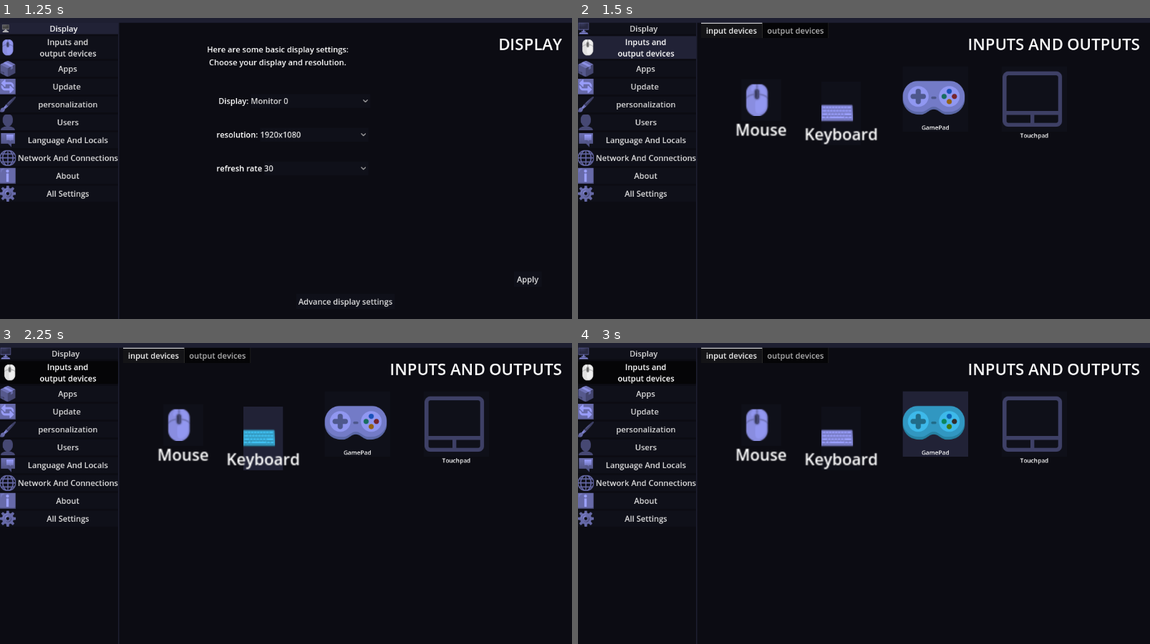
Above: before the commit, frames 1-4 (two rows, left to right).
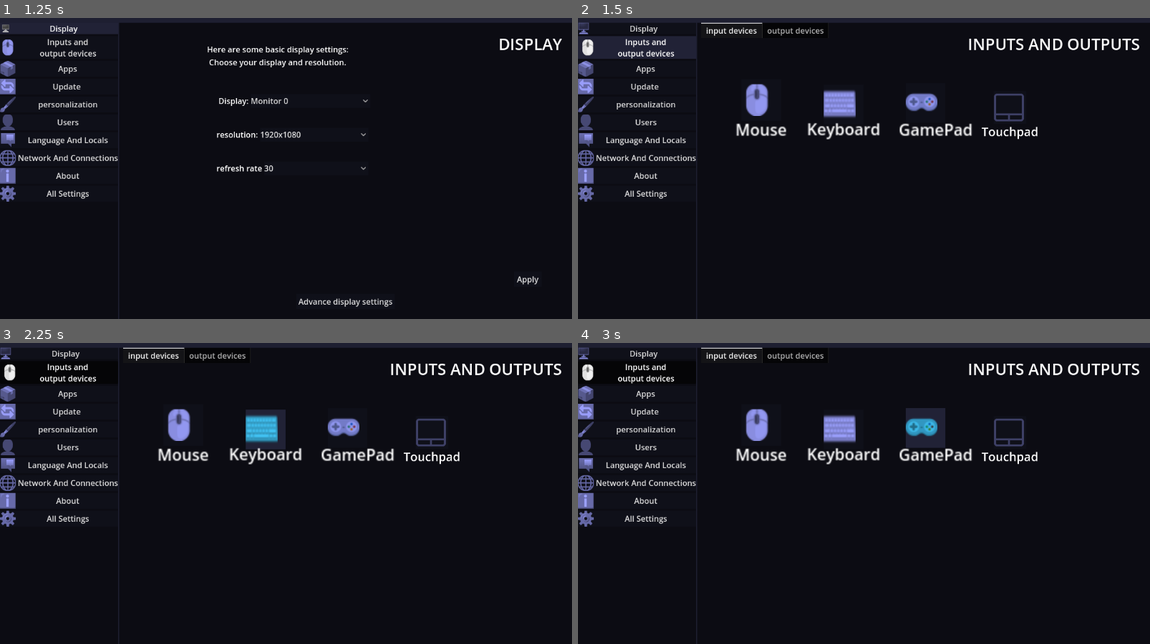
Above: after the commit, the same moments.

Repository: KAINAT-OS/K-SETTINGS
Game: Godot game, scene res://theme_main.tscn
Two runs of this game, one before a commit and one after it. Both use one fixed random seed, a clock stepped at 60 frames per second and the inputs below.
Inputs:
- Up to frame 1 (1.25 s): click "Display" at 0.5 s
- Up to frame 2 (1.5 s): click "Inputs and output devices" at 1.25 s
- Up to frame 3 (2.25 s): click "Keyboard" at 2 s
- Up to frame 4 (3 s): click "GamePad" at 2.75 s

Frame 1 is identical in both runs. In frame 2, 3.3% of the frame differs, in the area x 39-85%, y 17-43%; in frame 3, 3.6%; in frame 4, 4.2%, in the area x 39-85%, y 16-43%.

Commit message:
jhgjkashg

Diff:
--- a/binary-settings/locals.gd
+++ b/binary-settings/locals.gd
@@ -14,8 +14,8 @@
 
 
 func on_btn_spell_checking_pressed() -> void:
-		OS.execute("kcmshell5",["kcm_clock"])
+		OS.execute("kcmshell5",["kcmspellchecking"])
 
 
 func on_btn_date_and_time_pressed() -> void:
-		OS.execute("kcmshell5",["kcmspellchecking"])
+		OS.execute("kcmshell5",["kcm_clock"])
--- a/binary-settings/theme_main.tscn
+++ b/binary-settings/theme_main.tscn
@@ -347,7 +347,6 @@
 
 [node name="Inputs" type="PanelContainer" parent="main-panel/MarginContainer/HBoxContainer"]
 unique_name_in_owner = true
-visible = false
 layout_mode = 2
 size_flags_horizontal = 3
 
@@ -418,16 +417,12 @@
 [node name="btn_keyboard" type="Button" parent="main-panel/MarginContainer/HBoxContainer/Inputs/TabContainer/input devices"]
 layout_mode = 1
 anchors_preset = -1
-anchor_left = 0.29602
-anchor_top = 0.211991
-anchor_right = 0.29602
-anchor_bottom = 0.211991
-offset_left = -20.0
-offset_top = -32.0
-offset_right = 20.0
-offset_bottom = 32.0
-grow_horizontal = 2
-grow_vertical = 2
+anchor_left = 0.279867
+anchor_top = 0.165785
+anchor_right = 0.279867
+anchor_bottom = 0.165785
+offset_right = 40.0
+offset_bottom = 40.0
 scale = Vector2(2, 2)
 size_flags_horizontal = 0
 size_flags_vertical = 0
@@ -438,50 +433,55 @@
 
 [node name="Label" type="Label" parent="main-panel/MarginContainer/HBoxContainer/Inputs/TabContainer/input devices/btn_keyboard"]
 layout_mode = 1
+anchors_preset = -1
+anchor_left = 0.225
+anchor_top = 1.4
+anchor_right = 0.775
+anchor_bottom = 1.4
+offset_left = -26.0
+offset_top = -23.0
+offset_right = 26.0
+grow_horizontal = 2
+grow_vertical = 0
+text = "Keyboard"
+horizontal_alignment = 1
+vertical_alignment = 1
+metadata/_edit_use_anchors_ = true
+
+[node name="btn_gamepad" type="Button" parent="main-panel/MarginContainer/HBoxContainer/Inputs/TabContainer/input devices"]
+layout_mode = 1
+anchors_preset = -1
+anchor_left = 0.460407
+anchor_top = 0.160219
+anchor_right = 0.460407
+anchor_bottom = 0.160219
+offset_left = -0.208038
+offset_top = 0.155998
+offset_right = 39.792
+offset_bottom = 40.156
+grow_horizontal = 2
+grow_vertical = 2
+scale = Vector2(2, 2)
+size_flags_horizontal = 0
+size_flags_vertical = 0
+theme_override_font_sizes/font_size = 1
+icon = ExtResource("18_fnf8o")
+script = ExtResource("19_7vpp4")
+metadata/_edit_use_anchors_ = true
+
+[node name="Label" type="Label" parent="main-panel/MarginContainer/HBoxContainer/Inputs/TabContainer/input devices/btn_gamepad"]
+layout_mode = 1
 anchors_preset = 7
 anchor_left = 0.5
 anchor_top = 1.0
 anchor_right = 0.5
 anchor_bottom = 1.0
-offset_left = -26.0
-offset_top = -23.0
-offset_right = 26.0
+offset_left = -45.5
+offset_top = -10.0
+offset_right = 66.5
+offset_bottom = 24.0
 grow_horizontal = 2
 grow_vertical = 0
-text = "Keyboard"
-horizontal_alignment = 1
-vertical_alignment = 1
-
-[node name="btn_gamepad" type="Button" parent="main-panel/MarginContainer/HBoxContainer/Inputs/TabContainer/input devices"]
-layout_mode = 1
-anchors_preset = -1
-anchor_left = 0.454348
-anchor_top = 0.100402
-anchor_right = 0.454348
-anchor_bottom = 0.100402
-offset_right = 264.0
-offset_bottom = 264.0
-scale = Vector2(0.5, 0.5)
-size_flags_horizontal = 0
-size_flags_vertical = 0
-theme_override_font_sizes/font_size = 1
-icon = ExtResource("18_fnf8o")
-script = ExtResource("19_7vpp4")
-metadata/_edit_use_anchors_ = true
-
-[node name="Label" type="Label" parent="main-panel/MarginContainer/HBoxContainer/Inputs/TabContainer/input devices/btn_gamepad"]
-layout_mode = 1
-anchors_preset = 7
-anchor_left = 0.5
-anchor_top = 1.0
-anchor_right = 0.5
-anchor_bottom = 1.0
-offset_left = -26.0
-offset_top = -23.0
-offset_right = 26.0
-grow_horizontal = 2
-grow_vertical = 0
-theme_override_font_sizes/font_size = 24
 text = "GamePad"
 horizontal_alignment = 1
 vertical_alignment = 1
@@ -489,13 +489,13 @@
 [node name="btn_touchpad" type="Button" parent="main-panel/MarginContainer/HBoxContainer/Inputs/TabContainer/input devices"]
 layout_mode = 1
 anchors_preset = -1
-anchor_left = 0.671739
-anchor_top = 0.100402
-anchor_right = 0.671739
-anchor_bottom = 0.100402
+anchor_left = 0.654867
+anchor_top = 0.188713
+anchor_right = 0.654867
+anchor_bottom = 0.188713
 offset_right = 264.0
 offset_bottom = 264.0
-scale = Vector2(0.5, 0.5)
+scale = Vector2(0.25, 0.25)
 size_flags_horizontal = 0
 size_flags_vertical = 0
 theme_override_font_sizes/font_size = 1
@@ -507,16 +507,16 @@
 [node name="Label" type="Label" parent="main-panel/MarginContainer/HBoxContainer/Inputs/TabContainer/input devices/btn_touchpad"]
 layout_mode = 1
 anchors_preset = -1
-anchor_left = 0.382576
-anchor_top = 1.07955
-anchor_right = 0.617424
-anchor_bottom = 1.12121
+anchor_left = -0.268939
+anchor_top = 1.07197
+anchor_right = 1.26894
+anchor_bottom = 1.48485
 offset_left = -26.0
 offset_top = -23.0
 offset_right = 26.0
 grow_horizontal = 2
 grow_vertical = 0
-theme_override_font_sizes/font_size = 24
+theme_override_font_sizes/font_size = 96
 text = "Touchpad"
 horizontal_alignment = 1
 vertical_alignment = 1
@@ -771,6 +771,7 @@
 
 [node name="UPDATE" type="PanelContainer" parent="main-panel/MarginContainer/HBoxContainer"]
 unique_name_in_owner = true
+visible = false
 layout_mode = 2
 size_flags_horizontal = 3
 mouse_filter = 1
@@ -1167,27 +1168,34 @@
 [node name="Connections" type="Button" parent="main-panel/MarginContainer/HBoxContainer/Network/Control"]
 layout_mode = 1
 anchors_preset = -1
-anchor_left = 0.0952381
-anchor_top = 0.305221
-anchor_right = 0.0952381
-anchor_bottom = 0.305221
+anchor_left = 0.0896018
+anchor_top = 0.183946
+anchor_right = 0.0995575
+anchor_bottom = 0.23913
 offset_right = 117.0
 offset_bottom = 31.0
-text = "🌐Connections"
+text = "Connections"
+icon = ExtResource("10_8h8qr")
+icon_alignment = 1
+vertical_icon_alignment = 0
+expand_icon = true
 metadata/_edit_use_anchors_ = true
 
 [node name="Connections2" type="Button" parent="main-panel/MarginContainer/HBoxContainer/Network/Control"]
 layout_mode = 1
 anchors_preset = -1
-anchor_left = 0.27619
-anchor_top = 0.305221
-anchor_right = 0.280952
-anchor_bottom = 0.323293
+anchor_left = 0.285398
+anchor_top = 0.173913
+anchor_right = 0.301991
+anchor_bottom = 0.242475
 offset_right = 117.0
 offset_bottom = 31.0
 text = "Proxy
 "
 icon = ExtResource("49_xryqn")
+icon_alignment = 1
+vertical_icon_alignment = 0
+expand_icon = true
 metadata/_edit_use_anchors_ = true
 
 [node name="About" type="PanelContainer" parent="main-panel/MarginContainer/HBoxContainer"]
Binary file changed: binary-settings/gamepad.png
Binary file changed: binary-settings/keyboard.png
Binary file changed: binary-settings/network.png
Not shown, changed: binary-settings/Builds/linux/K-settings/usr/bin/kainat-settings.x86_64
